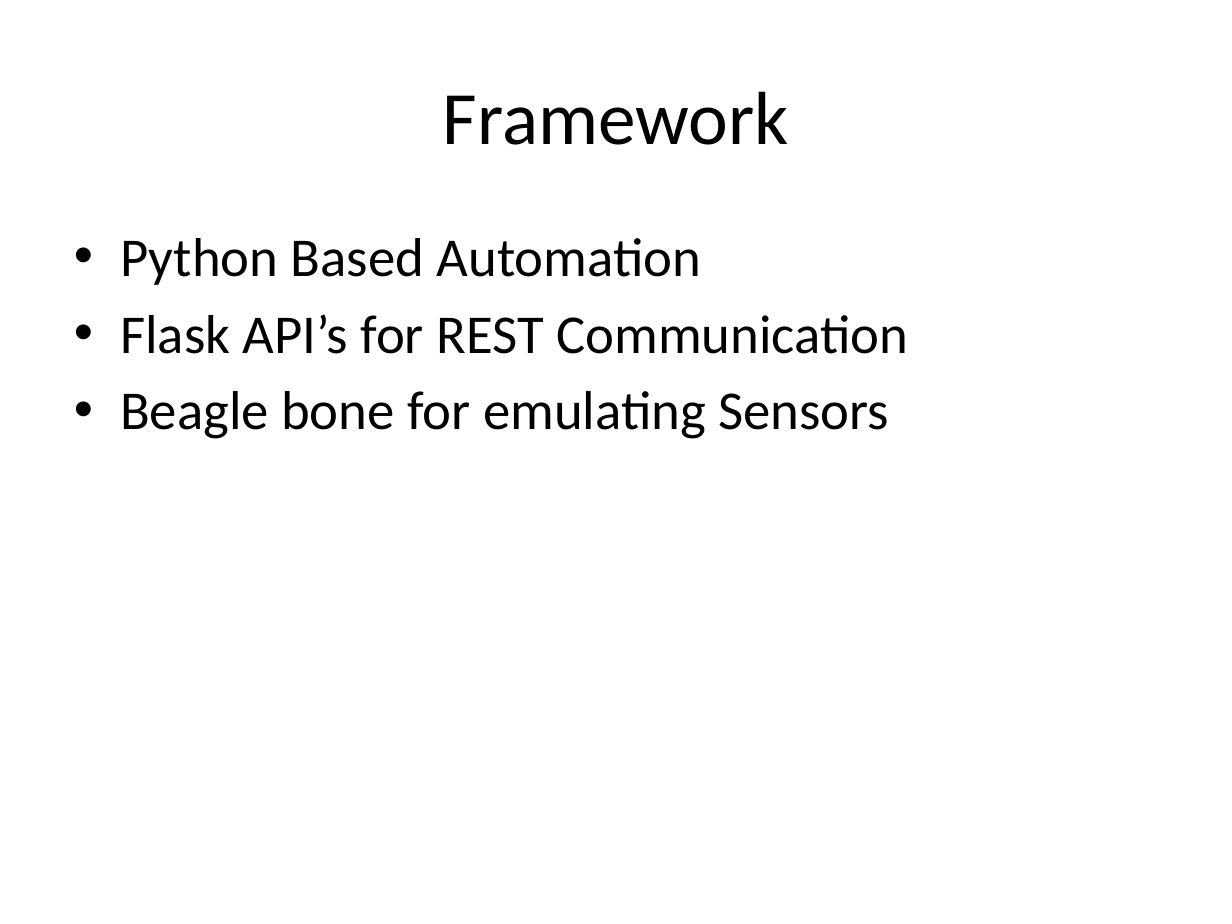
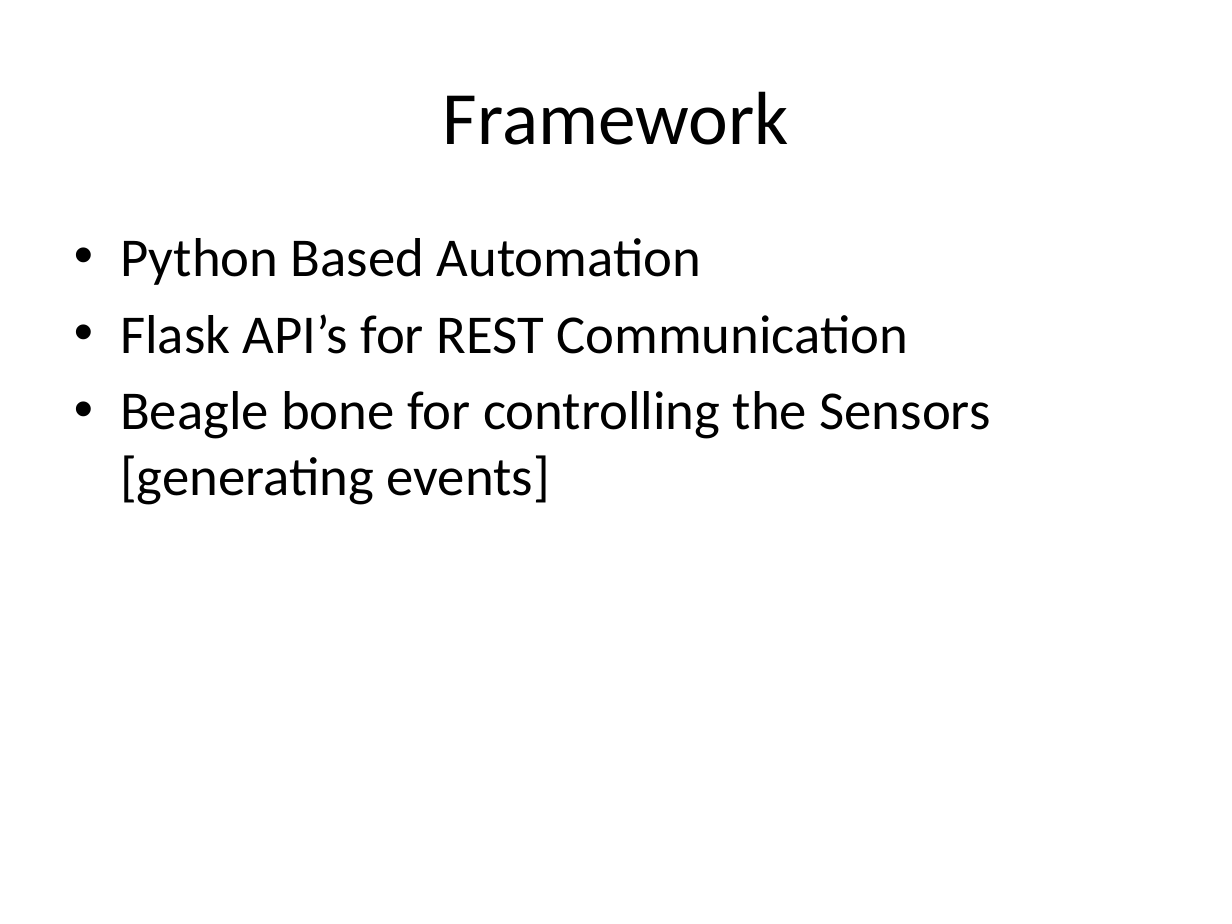
Before and after one commit to disencd/ooma-automation, a slide deck: slide 4 of ooma/homemonitoring/docs/Home Security.pptx. Drawn at 1232x924 pixels with LibreOffice and Linux fonts; fonts in the diff are those of the drawing. Boxes give left, top, right and bottom in pixels: in the first picture for what was removed or moved away, otherwise in the second. Text is boxed around its words. In the diff, an @@ line names an element or a change of style, - is before the commit and + after.

Commit message:
beagle bone added to automation

```diff
--- a/ooma/homemonitoring/docs/Home Security.pptx
+++ b/ooma/homemonitoring/docs/Home Security.pptx
@@ text at [120,391,991,505]: text changed @@
-• Beagle bone for emulating Sensors
+• Beagle bone for controlling the Sensors [generating events]
```
Also in this commit, not shown: 4 other slides changed, 4 other files.
